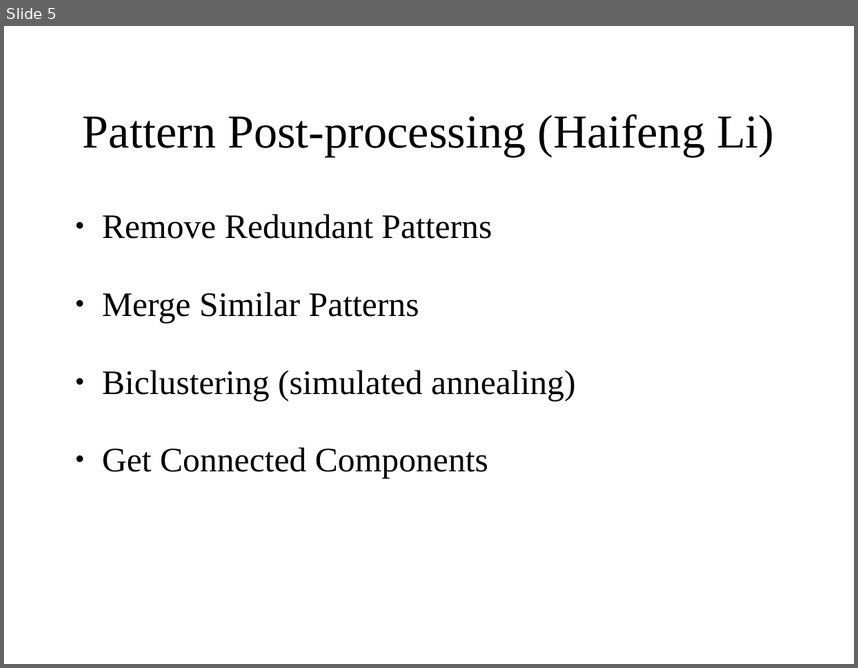
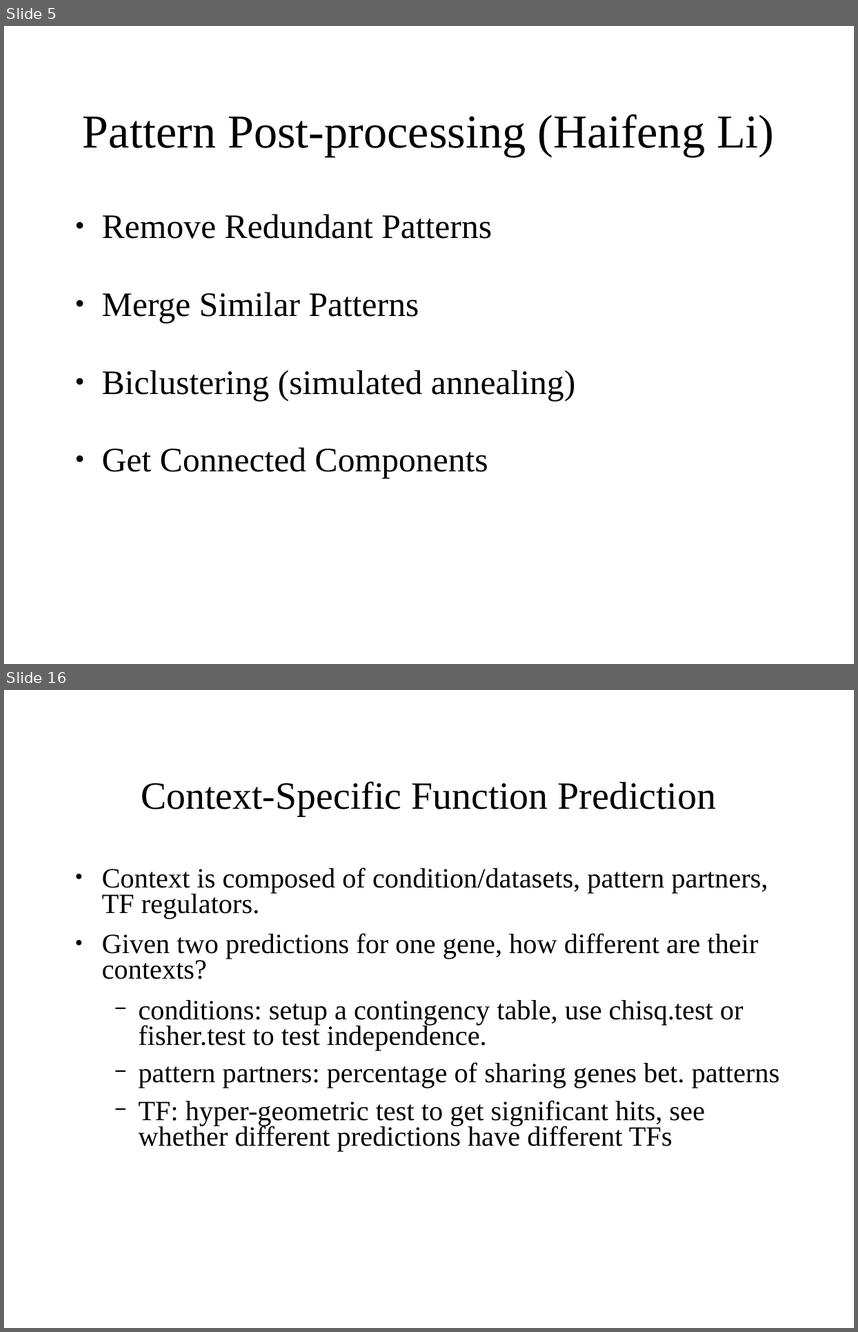
Before and after one commit to polyactis/annot, a slide deck: trunk/doc/lab_meeting_2006_11_21/lm_11_21_06.ppt. Shown one above the other, each under a label of ours: slide 5 before the commit, slides 5 and 16 after it; the slides between them are not shown. The pictures are 858x668 and 858x1332 pixels, drawn with LibreOffice and Linux fonts; fonts in the diff are those of the drawing. Boxes give left, top, right and bottom in pixels: in the first picture for what was removed or moved away, otherwise in the second. Text is boxed around its words. In the diff, an @@ line names an element or a change of style, - is before the commit and + after.

```diff
--- a/trunk/doc/lab_meeting_2006_11_21/lm_11_21_06.ppt
+++ b/trunk/doc/lab_meeting_2006_11_21/lm_11_21_06.ppt
@@ slide 16 added at <box>4,690,854,1328</box>, background #FFFFFF @@
@@ title added at <box>141,781,716,816</box>, 36 pt, text #000000 @@
+Context-Specific Function Prediction
@@ text added at <box>102,867,780,1151</box>, 26 pt, text #000000 @@
+● Context is composed of condition/datasets, pattern partners, TF regulators.
+● Given two predictions for one gene, how different are their contexts?
+  − conditions: setup a contingency table, use chisq.test or fisher.test to test independence.
+  − pattern partners: percentage of sharing genes bet. patterns
+  − TF: hyper-geometric test to get significant hits, see whether different predictions have different TFs
```
Also in this commit, not shown: 5 slides changed, 14 other slides added, 9 slides removed, 42 other files.
